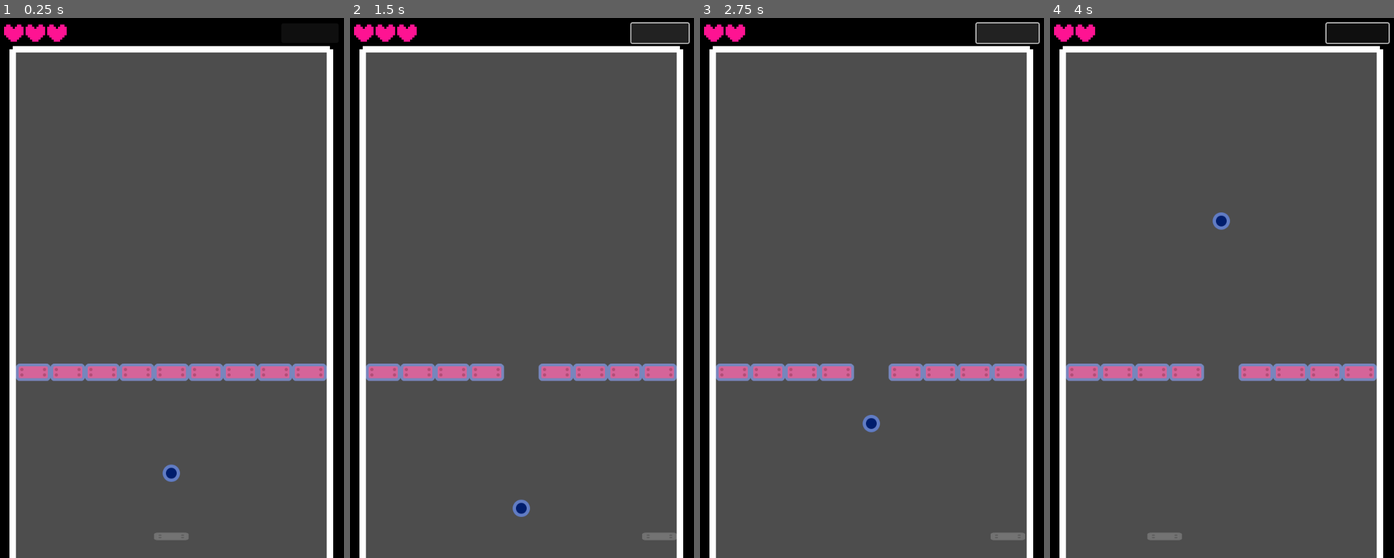
Above: before the commit, frames 1-4 (left to right).
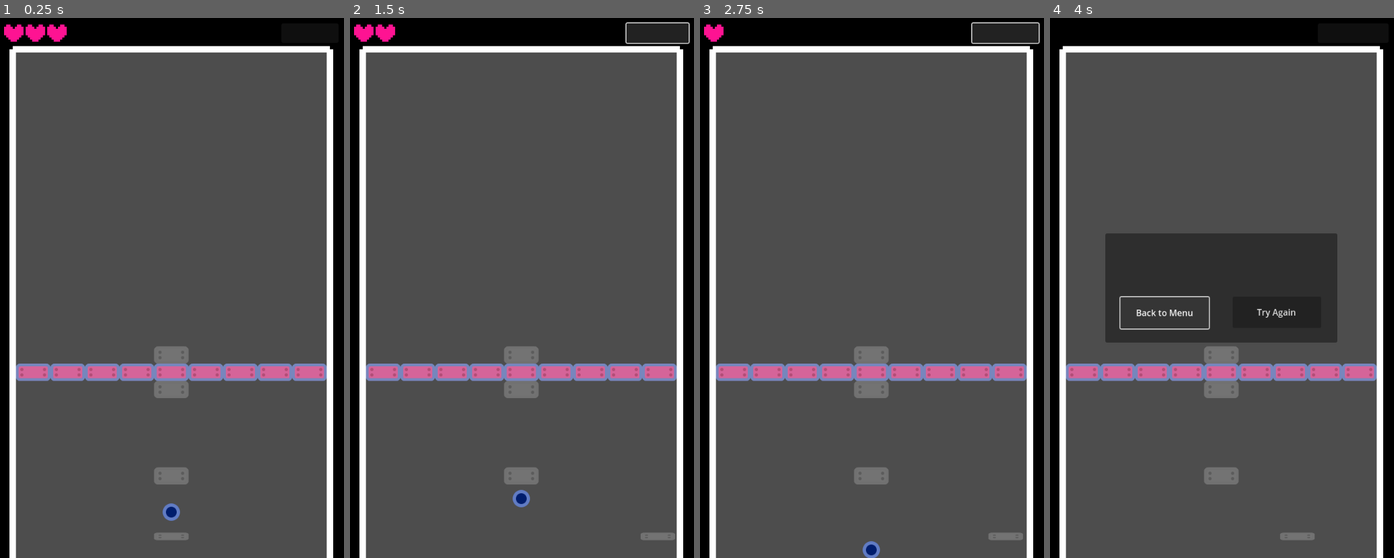
Above: after the commit, the same moments.

Repository: MatteoDesiderio/arkanoid-ish
Game: Godot game, scene res://scenes/level_content.tscn
The game is run twice, just before and just after one commit, with the same random seed, the same clock (stepped at 60 frames per second) and the same inputs.
Inputs (mouse positions are in pixels of both pictures, inside the frame that each line leads up to; where the layout moved, square brackets give the same spot in the first picture):
- Up to frame 1 (0.25 s): no input
- Up to frame 2 (1.5 s): click (659, 34) at 0.5 s; click (656, 34) [659, 34] at 1.25 s
- Up to frame 3 (2.75 s): click (1006, 34) at 2 s
- Up to frame 4 (4 s): move the mouse to (1297, 261) at 2.77 s; click (1163, 315) at 3.5 s, where only the run after the commit has a clickable "Back to Menu"

The runs differ from the first frame. In frame 1, 1.0% of the frame differs, in the area x 44-55%, y 60-94%; in frame 2, 1.6%; in frame 3, 1.7%; in frame 4, 14%, in the area x 1-99%, y 0-97%.

Commit message:
Start creating Game Over loop

Diff:
--- /dev/null
+++ b/scenes/game_over_popup.gd
@@ -0,0 +1,18 @@
+extends Control
+
+@onready var button_back_to_menu: Button = %"Button Back To Menu"
+@onready var button_try_again: Button = %"Button Try Again"
+
+func _ready() -> void:
+	process_mode = Node.PROCESS_MODE_WHEN_PAUSED
+
+	button_try_again.pressed.connect( func() -> void:
+		get_tree().paused = false
+		get_tree().reload_current_scene()
+		print('Signal up to level_content.tscn, for resetting score')
+	)
+
+
+func stop_game() -> void:
+	show()
+	get_tree().paused = true
--- a/scenes/game_over_popup.tscn
+++ b/scenes/game_over_popup.tscn
@@ -1,4 +1,6 @@
-[gd_scene format=3 uid="uid://cbvgb78uak2o5"]
+[gd_scene load_steps=2 format=3 uid="uid://cbvgb78uak2o5"]
+
+[ext_resource type="Script" uid="uid://cvvgxd8whemka" path="res://scenes/game_over_popup.gd" id="1_m1vb8"]
 
 [node name="Game Over Popup" type="Control"]
 layout_mode = 3
@@ -7,6 +9,7 @@
 anchor_bottom = 1.0
 grow_horizontal = 2
 grow_vertical = 2
+script = ExtResource("1_m1vb8")
 
 [node name="Panel" type="Panel" parent="."]
 layout_mode = 1
@@ -21,6 +24,7 @@
 grow_vertical = 2
 
 [node name="Button Back To Menu" type="Button" parent="Panel"]
+unique_name_in_owner = true
 layout_mode = 1
 anchors_preset = 15
 anchor_right = 1.0
@@ -34,6 +38,7 @@
 text = "Back to Menu"
 
 [node name="Button Try Again" type="Button" parent="Panel"]
+unique_name_in_owner = true
 layout_mode = 1
 anchors_preset = 15
 anchor_right = 1.0
--- a/scenes/level_content.tscn
+++ b/scenes/level_content.tscn
@@ -1,9 +1,10 @@
-[gd_scene load_steps=7 format=4 uid="uid://dx0adebcmky0t"]
+[gd_scene load_steps=8 format=4 uid="uid://dx0adebcmky0t"]
 
 [ext_resource type="Script" uid="uid://d1g2ssktqbtxl" path="res://scripts/level_content.gd" id="1_s5lsf"]
 [ext_resource type="PackedScene" uid="uid://ck5dc8d36s6rp" path="res://scenes/bricks.tscn" id="5_2yjts"]
 [ext_resource type="PackedScene" uid="uid://cjfhr5k8fv8s6" path="res://scenes/game_ui.tscn" id="6_qqmpb"]
 [ext_resource type="PackedScene" uid="uid://o25w85ghrjdg" path="res://scenes/ball.tscn" id="7_kae30"]
+[ext_resource type="PackedScene" uid="uid://cbvgb78uak2o5" path="res://scenes/game_over_popup.tscn" id="7_nyp37"]
 [ext_resource type="PackedScene" uid="uid://cch12wwewkxxt" path="res://scenes/walls.tscn" id="8_m775n"]
 [ext_resource type="PackedScene" uid="uid://xmweid82pdgg" path="res://scenes/platform.tscn" id="9_cobrg"]
 
@@ -24,9 +25,12 @@
 [node name="Bricks" parent="." instance=ExtResource("5_2yjts")]
 unique_name_in_owner = true
 position = Vector2(32, 64)
-tile_map_data = PackedByteArray("AAAAABIAAQAAAAAAAAABABIAAQAAAAAAAAACABIAAQAAAAAAAAADABIAAQAAAAAAAAAEABIAAQAAAAAAAAAFABIAAQAAAAAAAAAGABIAAQAAAAAAAAAHABIAAQAAAAAAAAAIABIAAQAAAAAAAAA=")
+tile_map_data = PackedByteArray("AAAAABIAAQAAAAAAAAABABIAAQAAAAAAAAACABIAAQAAAAAAAAADABIAAQAAAAAAAAAEABIAAQAAAAAAAAAFABIAAQAAAAAAAAAGABIAAQAAAAAAAAAHABIAAQAAAAAAAAAIABIAAQAAAAAAAAAEABEAAwAAAAAAAAAEABMAAwAAAAAAAAAEABgAAwAAAAAAAAA=")
 
 [node name="UI" type="CanvasLayer" parent="."]
+unique_name_in_owner = true
 
 [node name="Game UI" parent="UI" instance=ExtResource("6_qqmpb")]
-unique_name_in_owner = true
+
+[node name="Game Over Popup" parent="UI" instance=ExtResource("7_nyp37")]
+visible = false
--- a/scripts/level_content.gd
+++ b/scripts/level_content.gd
@@ -12,7 +12,7 @@
 ## Bricks of the level
 @onready var bricks: TileMapLayer = %Bricks
 ## UI
-@onready var game_ui: Control = %"Game UI"
+@onready var ui: CanvasLayer = %"UI"
 
 
 
@@ -105,7 +105,12 @@
 
 func damage_life_points() -> void:
 	life_points -= 1
-	game_ui.decrease_life_points_by_one()
+	ui.get_node("Game UI").decrease_life_points_by_one()
 
 	if life_points <= 0:
-		print('Game Over')
+		trigger_game_over()
+
+
+func trigger_game_over():
+	var popup : Control = ui.get_node("Game Over Popup")
+	popup.stop_game()
Not shown, added: scenes/game_over_popup.gd.uid
